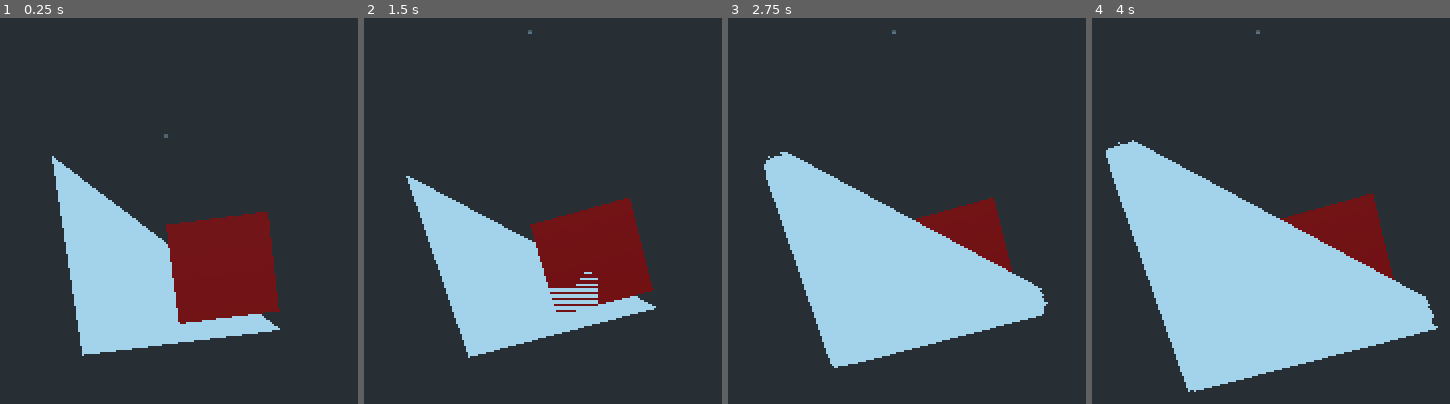
Above: before the commit, frames 1-4 (left to right).
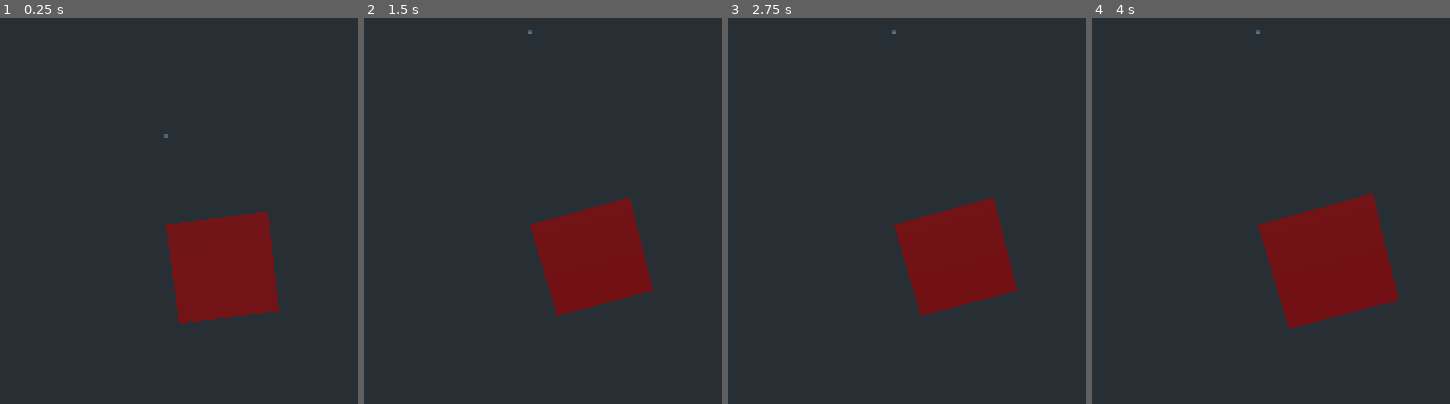
Above: after the commit, the same moments.

Repository: nestorac/earth
Game: Godot game, scene res://Globe.tscn
Two runs of this game, one before a commit and one after it. Both use one fixed random seed, a clock stepped at 60 frames per second and the inputs below.
Inputs (mouse positions are in pixels of both pictures, inside the frame that each line leads up to):
- Up to frame 1 (0.25 s): no input
- Up to frame 2 (1.5 s): move the mouse to (outside the picture) at 0.52 s; hold W (set_forest) 0.53-1.28 s; tap Enter at 1.25 s; move the mouse to (outside the picture) at 1.27 s; tap E (set_land) at 1.35 s
- Up to frame 3 (2.75 s): tap Space (spawn_cells) at 2 s; move the mouse to (1053, 18) at 2.02 s; hold Q (set_sea) from 2.03 s (still down)
- Up to frame 4 (4 s): tap Enter at 2.75 s; move the mouse to (outside the picture) at 2.77 s; release Q (set_sea) at 2.78 s; tap Space (spawn_cells) at 2.85, 3.5 s; move the mouse to (outside the picture) at 3.52 s; hold Mouse wheel down (zoom_in) from 3.53 s (still down)

The runs differ from the first frame. In frame 1, 12% of the frame differs, in the area x 14-79%, y 35-88%; in frame 2, 12%; in frame 3, 22%; in frame 4, 30%, in the area x 3-97%, y 31-97%.
Error in both runs: Attempt to call function 'get_surface_material' in base 'null instance' on a null instance. (res://Scripts/hexagon.gd:7)

Commit message:
Generate hexagon.

Diff:
--- a/Globe.tscn
+++ b/Globe.tscn
@@ -13,6 +13,7 @@
 
 [node name="Cell" parent="." instance=ExtResource( 2 )]
 transform = Transform( 1, 0, 0, 0, 1, 0, 0, 0, 1, 0, 0, 0.194597 )
+visible = false
 
 [node name="CamBase" type="Spatial" parent="."]
 script = ExtResource( 3 )
@@ -28,3 +29,5 @@
 script = ExtResource( 5 )
 
 [node name="MeshInstance2" type="MeshInstance" parent="."]
+
+[node name="MeshInstance3" type="MeshInstance" parent="."]
--- /dev/null
+++ b/Scripts/HexGen.gd
@@ -0,0 +1,37 @@
+extends Spatial
+
+var tmpMesh = Mesh.new()
+var vertices = PoolVector3Array()
+var UVs = PoolVector2Array()
+var mat = SpatialMaterial.new()
+export var color = Color(0.9, 0.1, 0.1)
+
+
+func _ready():
+	vertices.push_back(Vector3(2,0,0))
+	vertices.push_back(Vector3(1,0,-2))
+	vertices.push_back(Vector3(-1,0,-2))
+	vertices.push_back(Vector3(-2,0,0))
+	vertices.push_back(Vector3(-1,0,2))
+	vertices.push_back(Vector3(1,0,2))
+
+	UVs.push_back(Vector2(0,0))
+	UVs.push_back(Vector2(0,1))
+	UVs.push_back(Vector2(1,1))
+	UVs.push_back(Vector2(1,0))
+	UVs.push_back(Vector2(1,0))
+	UVs.push_back(Vector2(1,0))
+
+	mat.albedo_color = color
+
+	var st = SurfaceTool.new()
+	st.begin(Mesh.PRIMITIVE_TRIANGLE_FAN)
+	st.set_material(mat)
+
+	for v in vertices.size():
+		st.add_color(color)
+		st.add_uv(UVs[v])
+		st.add_vertex(vertices[v])
+
+	st.commit(tmpMesh)
+	$"../MeshInstance3".mesh = tmpMesh
